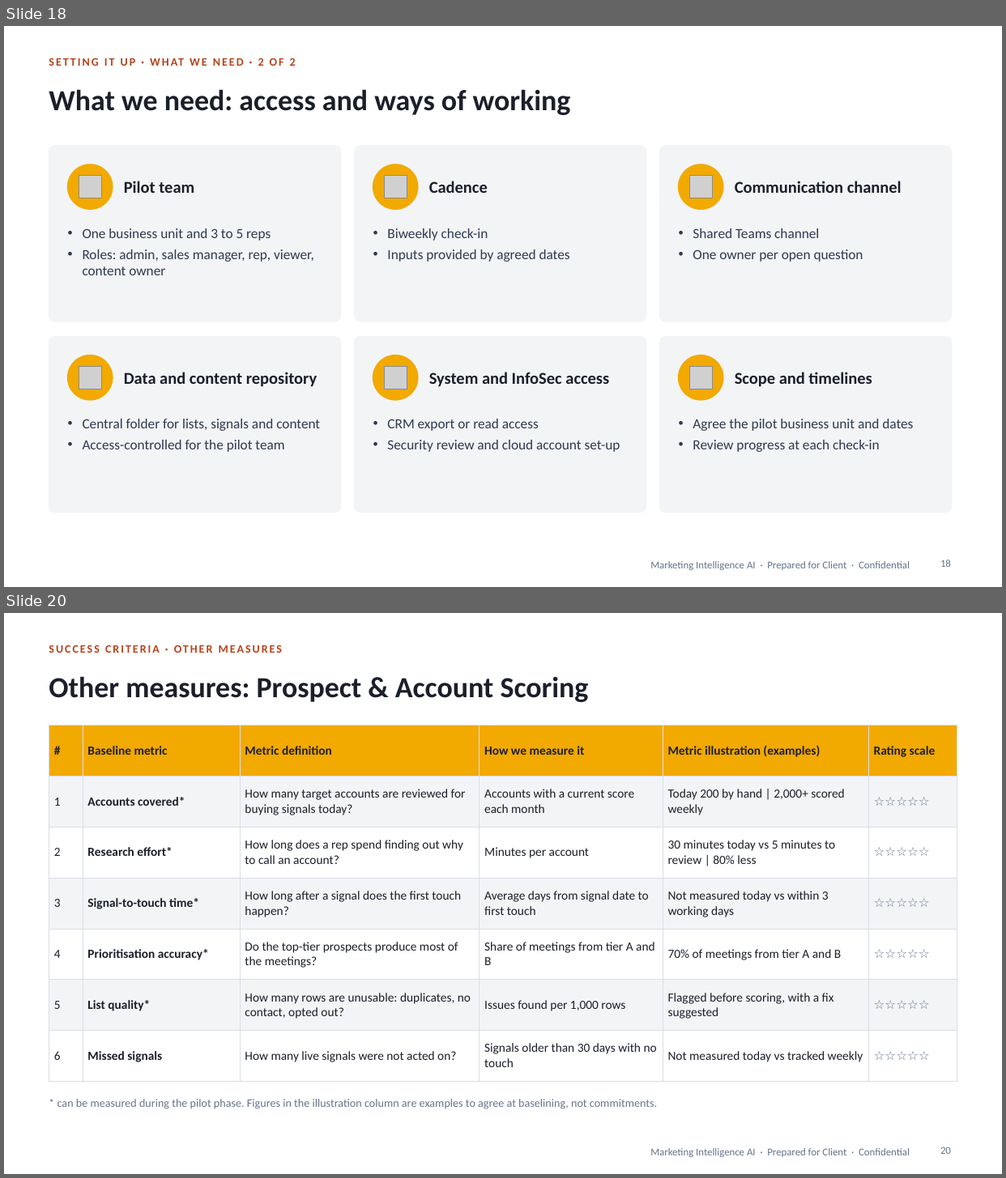
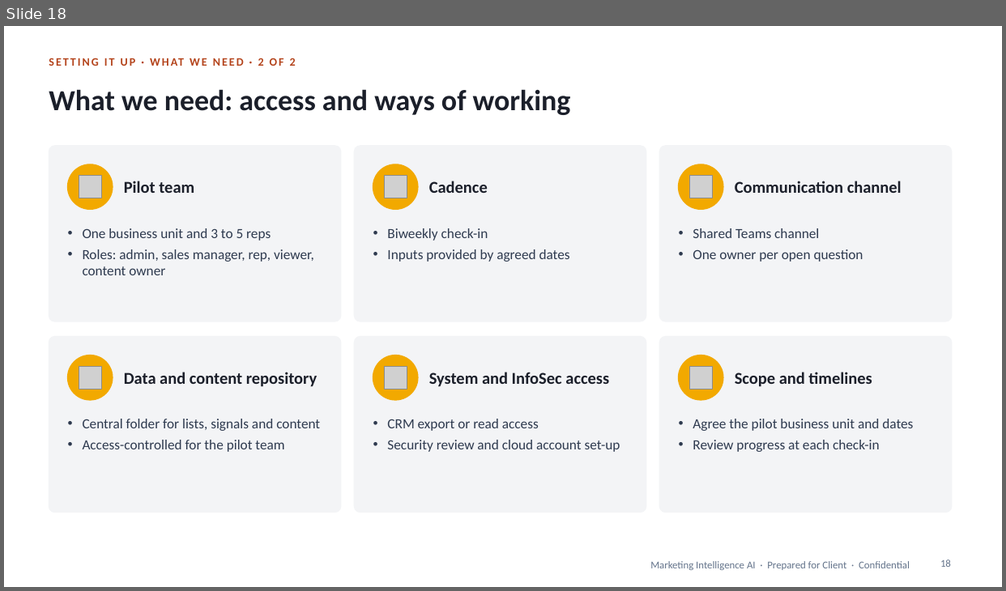
Before and after one commit to shantanusharma-commits/Demand-AI---POC, a slide deck: proposal/Marketing_Intelligence_AI_Pilot_Proposal.pptx. Shown one above the other, each under a label of ours: slides 18 and 20 before the commit, slide 18 after it; the slides between them are not shown. The pictures are 1006x1178 and 1006x591 pixels, drawn with LibreOffice and Linux fonts; fonts in the diff are those of the drawing; grey boxes stand for pictures. Boxes give left, top, right and bottom in pixels: in the first picture for what was removed or moved away, otherwise in the second. Text is boxed around its words. In the diff, an @@ line names an element or a change of style, - is before the commit and + after.

```diff
--- a/proposal/Marketing_Intelligence_AI_Pilot_Proposal.pptx
+++ b/proposal/Marketing_Intelligence_AI_Pilot_Proposal.pptx
@@ slide 20 removed at (x1=4, y1=613, x2=1002, y2=1174), background #FFFFFF; not listed: 1 template element that a slide beside it also shows @@
@@ text removed at (x1=49, y1=645, x2=282, y2=653) @@
-SUCCESS CRITERIA · OTHER MEASURES
@@ title removed at (x1=49, y1=676, x2=589, y2=702) @@
-Other measures: Prospect & Account Scoring
@@ table removed at (x1=49, y1=726, x2=957, y2=1071), 7 rows, 6 columns @@
-# | Baseline metric | Metric definition | How we measure it | Metric illustration (examples) | Rating scale
-1 | Accounts covered* | How many target accounts are reviewed for buying signals today? | Accounts with a current score each month | Today 200 by hand | 2,000+ scored weekly | ☆☆☆☆☆
-2 | Research effort* | How long does a rep spend finding out why to call an account? | Minutes per account | 30 minutes today vs 5 minutes to review | 80% less | ☆☆☆☆☆
-3 | Signal-to-touch time* | How long after a signal does the first touch happen? | Average days from signal date to first touch | Not measured today vs within 3 working days | ☆☆☆☆☆
-4 | Prioritisation accuracy* | Do the top-tier prospects produce most of the meetings? | Share of meetings from tier A and B | 70% of meetings from tier A and B | ☆☆☆☆☆
-5 | List quality* | How many rows are unusable: duplicates, no contact, opted out? | Issues found per 1,000 rows | Flagged before scoring, with a fix suggested | ☆☆☆☆☆
-6 | Missed signals | How many live signals were not acted on? | Signals older than 30 days with no touch | Not measured today vs tracked weekly | ☆☆☆☆☆
@@ text removed at (x1=57, y1=1099, x2=657, y2=1110) @@
-* can be measured during the pilot phase. Figures in the illustration column are examples to agree at baselining, not commitments.
@@ page number removed at (x1=940, y1=1147, x2=951, y2=1154) @@
-20
```
Also in this commit, not shown: 5 slides changed, 1 slide added, 1 other slide removed, 8 other files.
